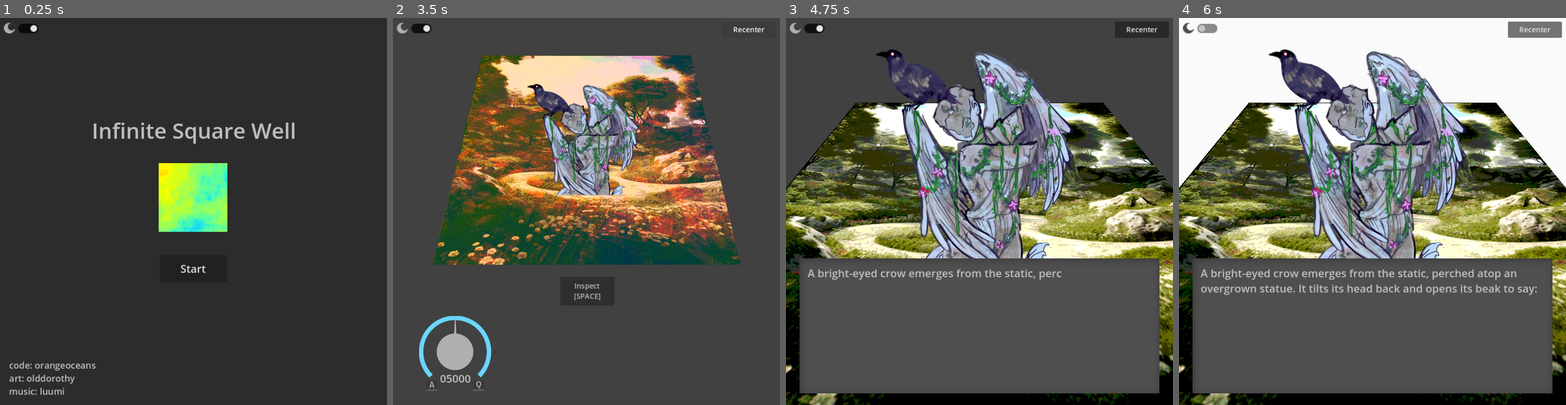
Above: before the commit, frames 1-4 (left to right).
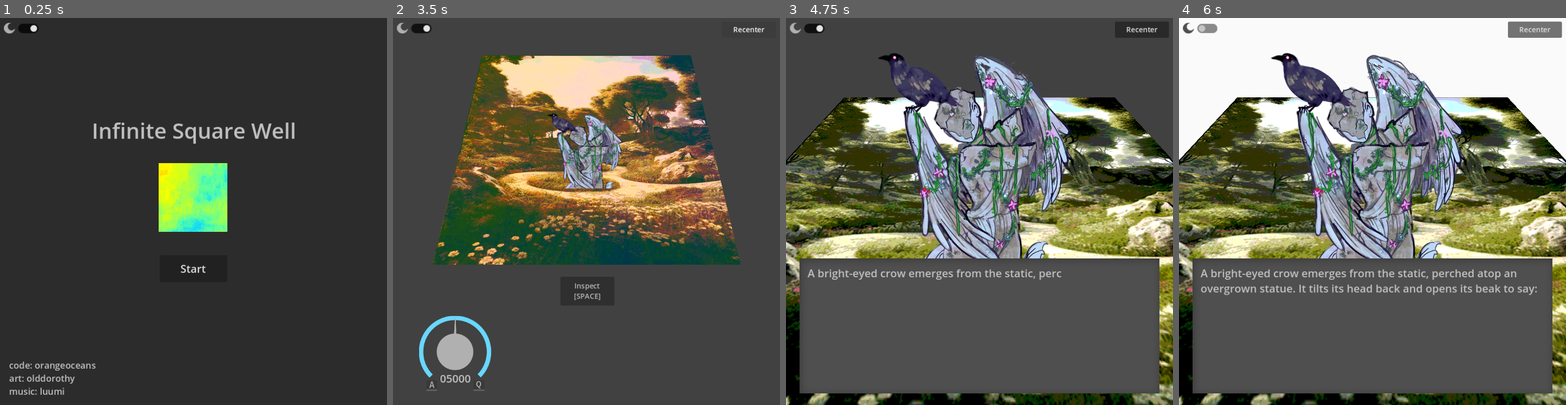
Above: after the commit, the same moments.

Repository: orangeoceans/infinite-square-well
Game: Godot game, scene res://assets/scenes/square_3D.tscn
Two runs of this game, one before a commit and one after it. Both use one fixed random seed, a clock stepped at 60 frames per second and the inputs below.
Inputs (mouse positions are in pixels of both pictures, inside the frame that each line leads up to):
- Up to frame 1 (0.25 s): no input
- Up to frame 2 (3.5 s): click "Start" at 0.5 s; click "Start" at 1.25 s; hold D 2.03-2.75 s; hold Space (advance_dialogue) 2.03-2.75 s; click "Recenter" at 2.75 s
- Up to frame 3 (4.75 s): click "Inspect [SPACE]" at 3.5 s; hold S from 4.28 s (still down); tap Q at 4.35 s
- Up to frame 4 (6 s): release S at 5 s; click (1202, 29) at 5 s; tap Enter at 5.75 s; hold D from 5.78 s (still down); hold E from 5.78 s (still down)

The runs differ from the first frame. In frame 1, less than 0.1% of the frame differs, in the area x 41-59%, y 38-56%; in frame 2, 9.9%; in frame 3, 33%; in frame 4, 34%, in the area x 0-100%, y 8-100%.

Commit message:
Post-release fixes

Diff:
--- a/assets/scenes/BGM.tscn
+++ b/assets/scenes/BGM.tscn
@@ -2,9 +2,9 @@
 
 [ext_resource type="AudioStream" uid="uid://dcq052gmfpj1q" path="res://assets/music/bgmloop.wav" id="1_j74om"]
 [ext_resource type="AudioStream" uid="uid://blbv2s7lbykgf" path="res://assets/music/lofiloop.wav" id="2_44fpx"]
-[ext_resource type="AudioStream" uid="uid://bxdn8qtawjo6m" path="res://assets/music/beatloop.wav" id="3_y5d5p"]
+[ext_resource type="AudioStream" uid="uid://wh35hwobohe7" path="res://assets/music/tubaloop.wav" id="3_l25el"]
 [ext_resource type="AudioStream" uid="uid://bamawg1w65rnl" path="res://assets/music/chimeloop.wav" id="4_s3v6o"]
-[ext_resource type="AudioStream" uid="uid://bsvdxhqajl0d7" path="res://assets/music/battle_layer.wav" id="6_qcsnc"]
+[ext_resource type="AudioStream" uid="uid://dtpw2sc1wmp11" path="res://assets/music/buzzrainloop.wav" id="5_4fhwf"]
 
 [node name="BGM" type="Node2D"]
 
@@ -15,11 +15,11 @@
 [node name="lofi" type="AudioStreamPlayer2D" parent="."]
 stream = ExtResource("2_44fpx")
 
-[node name="beat" type="AudioStreamPlayer2D" parent="."]
-stream = ExtResource("3_y5d5p")
+[node name="tuba" type="AudioStreamPlayer2D" parent="."]
+stream = ExtResource("3_l25el")
 
 [node name="chime" type="AudioStreamPlayer2D" parent="."]
 stream = ExtResource("4_s3v6o")
 
-[node name="battle" type="AudioStreamPlayer2D" parent="."]
-stream = ExtResource("6_qcsnc")
+[node name="buzz" type="AudioStreamPlayer2D" parent="."]
+stream = ExtResource("5_4fhwf")
--- a/assets/scenes/square_3D.tscn
+++ b/assets/scenes/square_3D.tscn
@@ -1,32 +1,26 @@
-[gd_scene load_steps=58 format=3 uid="uid://c0kjtb30py00w"]
+[gd_scene load_steps=52 format=3 uid="uid://c0kjtb30py00w"]
 
 [ext_resource type="Script" path="res://assets/scripts/GameplayController.gd" id="1_3kxac"]
 [ext_resource type="Script" path="res://assets/scripts/DialogueSystem.gd" id="1_ay7mc"]
 [ext_resource type="Shader" path="res://assets/shaders/pixel_shader.gdshader" id="1_btqfs"]
 [ext_resource type="Texture2D" uid="uid://4as34g0gisxw" path="res://assets/sprites/ring_w.png" id="2_o88bo"]
-[ext_resource type="Texture2D" uid="uid://clnaaw6mdndg6" path="res://assets/sprites/gradient.png" id="2_p60up"]
 [ext_resource type="Script" path="res://assets/scripts/NeedleController.gd" id="3_jcith"]
-[ext_resource type="Texture2D" uid="uid://c8kite4ohj6ij" path="res://assets/sprites/w_clouds.png" id="4_4ixyg"]
 [ext_resource type="Material" uid="uid://mijhtsyjdayj" path="res://assets/shaders/light_dark_mat.tres" id="4_j2xs3"]
 [ext_resource type="Script" path="res://assets/scripts/EncounterText.gd" id="4_ntamc"]
-[ext_resource type="Texture2D" uid="uid://do5naernrfrbc" path="res://assets/sprites/x_clouds.png" id="5_cxrtp"]
 [ext_resource type="Texture2D" uid="uid://dglfmw2ipe32v" path="res://assets/sprites/knob.png" id="5_uhtxd"]
 [ext_resource type="Texture2D" uid="uid://cc3sx832vtly3" path="res://assets/sprites/ring_x.png" id="5_ygdnb"]
 [ext_resource type="Script" path="res://assets/scripts/TextColorController.gd" id="6_4177h"]
-[ext_resource type="Texture2D" uid="uid://qgd5c3gyljk8" path="res://assets/sprites/y_clouds.png" id="6_m10lw"]
+[ext_resource type="Texture2D" uid="uid://clnaaw6mdndg6" path="res://assets/sprites/gradient.png" id="6_lm0ja"]
 [ext_resource type="Texture2D" uid="uid://dfvjpls58nvx2" path="res://assets/sprites/ring_y.png" id="6_yfwic"]
-[ext_resource type="Texture2D" uid="uid://c4qo4bkarxdey" path="res://assets/sprites/bg_statue.png" id="7_1tdsr"]
+[ext_resource type="Texture2D" uid="uid://b55kivlxnmuv5" path="res://assets/sprites/w_clouds.jpg" id="7_gkch4"]
 [ext_resource type="Texture2D" uid="uid://ccx3uhdh4rxpx" path="res://assets/sprites/ring_dark.png" id="7_grxxw"]
-[ext_resource type="Texture2D" uid="uid://bljqvuau0fkov" path="res://assets/sprites/z_clouds.png" id="7_q6kx6"]
-[ext_resource type="Texture2D" uid="uid://c3y6ewaavw7df" path="res://assets/sprites/bg_trumpet.png" id="8_csdby"]
+[ext_resource type="Texture2D" uid="uid://tgjaug472tx7" path="res://assets/sprites/x_clouds.jpg" id="8_ov1q2"]
 [ext_resource type="Texture2D" uid="uid://bnbe6k71nf8bi" path="res://assets/sprites/grid.png" id="8_vx24x"]
 [ext_resource type="Texture2D" uid="uid://c5h1ovjtr2plv" path="res://assets/sprites/dark_mode.png" id="9_4u013"]
-[ext_resource type="Texture2D" uid="uid://byp84scqf485t" path="res://assets/sprites/bg_empty.png" id="9_5j71c"]
-[ext_resource type="Texture2D" uid="uid://66ycqmq2vjkl" path="res://assets/sprites/bg_forest.png" id="10_j2a5t"]
-[ext_resource type="Texture2D" uid="uid://ctyk4f8d5lonc" path="res://assets/sprites/bg_siren.png" id="11_6np4d"]
+[ext_resource type="Texture2D" uid="uid://cmacumkhxo2bw" path="res://assets/sprites/y_clouds.jpg" id="9_wdc3r"]
+[ext_resource type="Texture2D" uid="uid://c2f42wdtoa87u" path="res://assets/sprites/z_clouds.jpg" id="10_6c00o"]
 [ext_resource type="PackedScene" uid="uid://dvk5i6al8p5om" path="res://assets/scenes/BGM.tscn" id="11_h7rot"]
 [ext_resource type="Texture2D" uid="uid://dfv0e6rhfwrw6" path="res://assets/sprites/dialogue_box.png" id="12_n0scj"]
-[ext_resource type="Texture2D" uid="uid://qsd6q8qw6ph" path="res://assets/sprites/bg_bubbles.png" id="12_pnqc8"]
 [ext_resource type="Texture2D" uid="uid://c4wonewpq6xj4" path="res://assets/sprites/figure_statue.png" id="13_ugaoy"]
 [ext_resource type="Texture2D" uid="uid://mt0migfaes2r" path="res://assets/sprites/figure_trumpet.png" id="15_obr3b"]
 [ext_resource type="Texture2D" uid="uid://dgdomc6uecr7m" path="res://assets/sprites/figure_salt.png" id="17_77v8s"]
@@ -47,7 +41,7 @@
 [ext_resource type="Texture2D" uid="uid://b4n6m333ogb7v" path="res://assets/sprites/E_key.png" id="26_002ms"]
 [ext_resource type="Texture2D" uid="uid://ci57v1atgy4ak" path="res://assets/sprites/F_key.png" id="28_skai7"]
 [ext_resource type="Texture2D" uid="uid://bk1nrghxej3bb" path="res://assets/sprites/R_key.png" id="29_ljks1"]
-[ext_resource type="Texture2D" uid="uid://dvcnmldk7mcwr" path="res://assets/sprites/icon.png" id="47_h08yb"]
+[ext_resource type="Texture2D" uid="uid://cu1rt72dy8ebl" path="res://assets/sprites/icon.jpg" id="46_it12q"]
 
 [sub_resource type="InputEventAction" id="InputEventAction_sboss"]
 action = &"advance_dialogue"
@@ -69,19 +63,19 @@
 
 [sub_resource type="ShaderMaterial" id="ShaderMaterial_la70n"]
 shader = ExtResource("1_btqfs")
-shader_parameter/pos = Vector4(0, 0, 0, 0)
+shader_parameter/pos = Vector4(1, 1, 1, 1)
 shader_parameter/keypoint_dists = null
 shader_parameter/point_line_dists = null
 shader_parameter/max_pos = 100.0
 shader_parameter/near_key_index = -1
 shader_parameter/near_key_dist = 0.0
 shader_parameter/speak_dist = 0.75
-shader_parameter/w_clouds = ExtResource("4_4ixyg")
-shader_parameter/x_clouds = ExtResource("5_cxrtp")
-shader_parameter/y_clouds = ExtResource("6_m10lw")
-shader_parameter/z_clouds = ExtResource("7_q6kx6")
-shader_parameter/cloud_gradient = ExtResource("2_p60up")
-shader_parameter/key_textures = Array[Texture2D]([ExtResource("7_1tdsr"), ExtResource("8_csdby"), ExtResource("9_5j71c"), ExtResource("9_5j71c"), ExtResource("10_j2a5t"), ExtResource("11_6np4d"), ExtResource("12_pnqc8")])
+shader_parameter/w_clouds = ExtResource("7_gkch4")
+shader_parameter/x_clouds = ExtResource("8_ov1q2")
+shader_parameter/y_clouds = ExtResource("9_wdc3r")
+shader_parameter/z_clouds = ExtResource("10_6c00o")
+shader_parameter/cloud_gradient = ExtResource("6_lm0ja")
+shader_parameter/key_textures = Array[Texture2D]([])
 
 [sub_resource type="Environment" id="Environment_akhw1"]
 background_mode = 1
@@ -186,32 +180,32 @@
 top_level = true
 
 [node name="StatueSprite" type="Sprite3D" parent="FigureSprites"]
-transform = Transform3D(0.5, 0, 0, 0, 0.5, -2.98023e-08, 0, 2.98023e-08, 0.5, 0, -10.83, -0.703)
+transform = Transform3D(0.5, 0, 0, 0, 0.5, -2.98023e-08, 0, 2.98023e-08, 0.5, 0, -10.83, 0)
 modulate = Color(1, 1, 1, 0)
 texture = ExtResource("13_ugaoy")
 
 [node name="TrumpetSprite" type="Sprite3D" parent="FigureSprites"]
-transform = Transform3D(0.5, 0, 0, 0, 0.5, -2.98023e-08, 0, 2.98023e-08, 0.5, 0, -10.83, -0.703)
+transform = Transform3D(0.5, 0, 0, 0, 0.5, -2.98023e-08, 0, 2.98023e-08, 0.5, 0, -10.83, 0)
 modulate = Color(1, 1, 1, 0)
 texture = ExtResource("15_obr3b")
 
 [node name="SaltSprite" type="Sprite3D" parent="FigureSprites"]
-transform = Transform3D(0.5, 0, 0, 0, 0.5, -4.47035e-08, 0, 4.47035e-08, 0.5, 0, -10.83, -1.0545)
+transform = Transform3D(0.5, 0, 0, 0, 0.5, -4.47035e-08, 0, 4.47035e-08, 0.5, 0, -10.83, 0)
 modulate = Color(1, 1, 1, 0)
 texture = ExtResource("17_77v8s")
 
 [node name="GhostSprite" type="Sprite3D" parent="FigureSprites"]
-transform = Transform3D(0.5, 0, 0, 0, 0.5, -4.47035e-08, 0, 4.47035e-08, 0.5, 0, -10.83, -1.0545)
+transform = Transform3D(0.5, 0, 0, 0, 0.5, -4.47035e-08, 0, 4.47035e-08, 0.5, 0, -10.83, 0)
 modulate = Color(1, 1, 1, 0)
 texture = ExtResource("18_oxncn")
 
 [node name="SirenSprite" type="Sprite3D" parent="FigureSprites"]
-transform = Transform3D(0.5, 0, 0, 0, 0.5, -4.47035e-08, 0, 4.47035e-08, 0.5, 0, -10.83, -1.0545)
+transform = Transform3D(0.5, 0, 0, 0, 0.5, -4.47035e-08, 0, 4.47035e-08, 0.5, 0, -10.83, 0)
 modulate = Color(1, 1, 1, 0)
 texture = ExtResource("19_hrio7")
 
 [node name="BubblesSprite" type="Sprite3D" parent="FigureSprites"]
-transform = Transform3D(0.5, 0, 0, 0, 0.5, -4.47035e-08, 0, 4.47035e-08, 0.5, 0, -10.83, -1.0545)
+transform = Transform3D(0.5, 0, 0, 0, 0.5, -4.47035e-08, 0, 4.47035e-08, 0.5, 0, -10.83, 0)
 modulate = Color(1, 1, 1, 0)
 texture = ExtResource("20_58rqc")
 
@@ -535,7 +529,7 @@
 offset_right = 860.0
 offset_bottom = 833.0
 scale = Vector2(0.3, 0.3)
-texture = ExtResource("47_h08yb")
+texture = ExtResource("46_it12q")
 
 [node name="Credits" type="RichTextLabel" parent="HUD/IntroScreen"]
 layout_mode = 1
--- a/assets/scripts/BGM.gd
+++ b/assets/scripts/BGM.gd
@@ -9,9 +9,9 @@
 
 var keypoint_streams = {
 	"statue": $lofi,
-	"trumpet": $battle,
+	"trumpet": $tuba,
 	"salt": $chime,
-	"ghost": $beat,
+	"ghost": $buzz,
 	"forest": $lofi,
 	"siren": $lofi,
 	"bubbles": $chime
--- a/assets/scripts/DialogueSystem.gd
+++ b/assets/scripts/DialogueSystem.gd
@@ -80,7 +80,7 @@
 		camera_tween.kill()
 	camera_tween = get_tree().create_tween().set_parallel(true)
 	camera_tween.tween_property(camera,
-		"position", Vector3(0., 0.85, 1.05), 0.5
+		"position", Vector3(0., 0.75, 0.91), 0.5
 	)
 	camera_tween.tween_property(camera,
 		"rotation", Vector3(-0.8, 0., 0.), 0.5
--- a/assets/scripts/GameplayController.gd
+++ b/assets/scripts/GameplayController.gd
@@ -26,6 +26,17 @@
 	"siren": Vector4(60., 22., 60., 55.),
 	"bubbles": Vector4(18., 10., 73., 55.)
 }
+
+var keypoint_texture_path = {
+	"statue": "res://assets/sprites/bg_statue.png",
+	"trumpet": "res://assets/sprites/bg_trumpet.png",
+	"salt": "",
+	"ghost": "",
+	"forest": "res://assets/sprites/bg_forest.png",
+	"siren": "res://assets/sprites/bg_siren.png",
+	"bubbles": "",
+}
+var keypoint_textures = {}
 
 var keypoint_vec = {
 	"statue": [
@@ -87,6 +98,8 @@
 	square_sprite.material.set_shader_parameter("max_pos", max_pos)
 	for key in keypoint_fig_path:
 		keypoint_fig[key] = get_node(keypoint_fig_path[key]) if keypoint_fig_path[key] else null
+	for key in keypoint_texture_path:
+		keypoint_textures[key] = load(keypoint_texture_path[key]) if keypoint_texture_path[key] else null
 	update_square()
 
 func _process(_delta):
@@ -133,19 +146,29 @@
 	var keypoint_dists = []
 	var nearest_encounter = ""
 	var nearest_encounter_dist = 9999999
+	var nearest_line_dists = [9999999, 999999999]
+	var nearest_line_dist_vs = [Vector3(999999,999999,999999), Vector3(999999,999999,999999)]
+	var nearest_line_keys = ["", ""]
 	for key in keypoints:
-		if len(keypoint_vec[key]) == 3:
-			point_line_dists.append(
-				Vector3(
+		if len(keypoint_vec[key]) == 3 and keypoint_texture_path[key]:
+			var line_dist_v = Vector3(
 					point_line_distance(pos, keypoint_pos[key], keypoint_vec[key][0]),
 					point_line_distance(pos, keypoint_pos[key], keypoint_vec[key][1]),
 					point_line_distance(pos, keypoint_pos[key], keypoint_vec[key][2]),
 				)
-			)
-		else:
-			point_line_dists.append(Vector3(9999999,9999999,9999999))
+			var nearest_line_dist = min(line_dist_v[0], min(line_dist_v[1], line_dist_v[2]))
+			if nearest_line_dist <= nearest_line_dists[0]:
+				nearest_line_dists[1] = nearest_line_dists[0]
+				nearest_line_dist_vs[1] = nearest_line_dist_vs[0]
+				nearest_line_keys[1] = nearest_line_keys[0]
+				nearest_line_dists[0] = nearest_line_dist
+				nearest_line_dist_vs[0] = line_dist_v
+				nearest_line_keys[0] = key
+			elif nearest_line_dist <= nearest_line_dists[1]:
+				nearest_line_dists[1] = nearest_line_dist
+				nearest_line_dist_vs[1] = line_dist_v
+				nearest_line_keys[1] = key
 		var keypoint_dist = keypoint_pos[key].distance_to(pos)
-		keypoint_dists.append(keypoint_dist)
 		if keypoint_dist < nearest_encounter_dist and key in $DialogueSystem.all_encounter_text:
 			nearest_encounter_dist = keypoint_dist
 			nearest_encounter = key
@@ -154,14 +177,20 @@
 		keypoint_fig[nearest_encounter].position.y = 0.83 - nearest_encounter_dist**1.5
 	$DialogueSystem.nearest_encounter = nearest_encounter
 	$DialogueSystem.nearest_encounter_dist = nearest_encounter_dist
-	if nearest_encounter_dist <= $DialogueSystem.speak_dist and len(keypoint_vec[nearest_encounter]) > 0:
-		square_sprite.material.set_shader_parameter("near_key_index", keypoints.find(nearest_encounter))
+	if nearest_encounter_dist <= $DialogueSystem.speak_dist*4. and len(keypoint_vec[nearest_encounter]) > 0:
+		square_sprite.material.set_shader_parameter("near_key_index", nearest_line_keys.find(nearest_encounter))
 		square_sprite.material.set_shader_parameter("near_key_dist", nearest_encounter_dist)
 	else:
 		square_sprite.material.set_shader_parameter("near_key_index", -1)
 		square_sprite.material.set_shader_parameter("near_key_dist", 99999.)
-	square_sprite.material.set_shader_parameter("keypoint_dists", keypoint_dists)
-	square_sprite.material.set_shader_parameter("point_line_dists", point_line_dists)
+	square_sprite.material.set_shader_parameter("point_line_dists", nearest_line_dist_vs)
+	var nearest_key_textures = [keypoint_textures[nearest_line_keys[0]], keypoint_textures[nearest_line_keys[1]]]
+	var nearest_keypoint_dists = [
+		keypoint_pos[nearest_line_keys[0]].distance_to(pos),
+		keypoint_pos[nearest_line_keys[1]].distance_to(pos)
+	]
+	square_sprite.material.set_shader_parameter("keypoint_dists", nearest_keypoint_dists)
+	square_sprite.material.set_shader_parameter("key_textures", nearest_key_textures)
 	square_sprite.material.set_shader_parameter("pos", pos)
 	pos_label.text = "%.2f %.2f %.2f %.2f" % [pos[0], pos[1], pos[2], pos[3]]
 
--- a/assets/shaders/pixel_shader.gdshader
+++ b/assets/shaders/pixel_shader.gdshader
@@ -8,10 +8,9 @@
 uniform sampler2D z_clouds;
 uniform sampler2D cloud_gradient;
 
-const int num_keypoints = 7;
-uniform sampler2D[num_keypoints] key_textures;
-uniform float[num_keypoints] keypoint_dists;
-uniform vec3[num_keypoints] point_line_dists;
+uniform sampler2D[2] key_textures;
+uniform float[2] keypoint_dists;
+uniform vec3[2] point_line_dists;
 
 uniform float max_pos = 100.;
 
@@ -23,21 +22,9 @@
 const float cloud_window = 256.;
 
 vec4 sample_texture_array(int index, vec2 uv) {
-    if (index == 0) {
+    if (index == 0)
         return texture(key_textures[0], uv);
-    } else if (index == 1) {
-        return texture(key_textures[1], uv);
-    } else if (index == 2) {
-        return texture(key_textures[2], uv);
-    } else if (index == 3) {
-        return texture(key_textures[3], uv);
-    } else if (index == 4) {
-        return texture(key_textures[4], uv);
-    } else if (index == 5) {
-        return texture(key_textures[5], uv);
-    } else {
-        return texture(key_textures[6], uv);
-    }
+    return texture(key_textures[1], uv);
 }
 
 float point_line_distance(vec4 point, vec4 line_p, vec4 line_v) {
@@ -63,7 +50,7 @@
 void fragment() {
 	float r = 0., g = 0., b = 0.;
 	vec3 nearest_dist = vec3(99999., 99999., 99999.);
-	for (int i = 0; i < num_keypoints; i++) {
+	for (int i = 0; i < 2; i++) {
 		float keypoint_dist = keypoint_dists[i];
 		vec3 point_line_dist = point_line_dists[i];
 		vec4 key_sample = sample_texture_array(i, UV);
@@ -75,9 +62,9 @@
 		g_add *= (1.-2.*keypoint_dist/max_pos);
 		b_add *= (1.-2.*keypoint_dist/max_pos);
 		if (near_key_index >= 0 && i != near_key_index) {
-			r_add *= clamp(near_key_dist, 0., 1.);
-			g_add *= clamp(near_key_dist, 0., 1.);
-			b_add *= clamp(near_key_dist, 0., 1.);
+			r_add *= clamp(near_key_dist/4., 0., 1.);
+			g_add *= clamp(near_key_dist/4., 0., 1.);
+			b_add *= clamp(near_key_dist/4., 0., 1.);
 		}
 		r += r_add;
 		g += g_add;
Not shown, removed: assets/music/battle_layer.wav.import
Not shown, removed: assets/music/beatloop.wav.import
Not shown, removed: assets/music/exploration_calm_looped.wav.import
Not shown, removed: assets/music/the_haven.wav.import
Not shown, added: assets/music/tubaloop.wav.import
Binary file changed: assets/sprites/bg_forest.png
Not shown, changed: assets/sprites/bg_forest.png.import
Binary file changed: assets/sprites/bg_siren.png
Not shown, changed: assets/sprites/bg_siren.png.import
Binary file changed: assets/sprites/bg_statue.png
Not shown, changed: assets/sprites/bg_statue.png.import
Binary file changed: assets/sprites/bg_trumpet.png
(and 45 more such lines)
